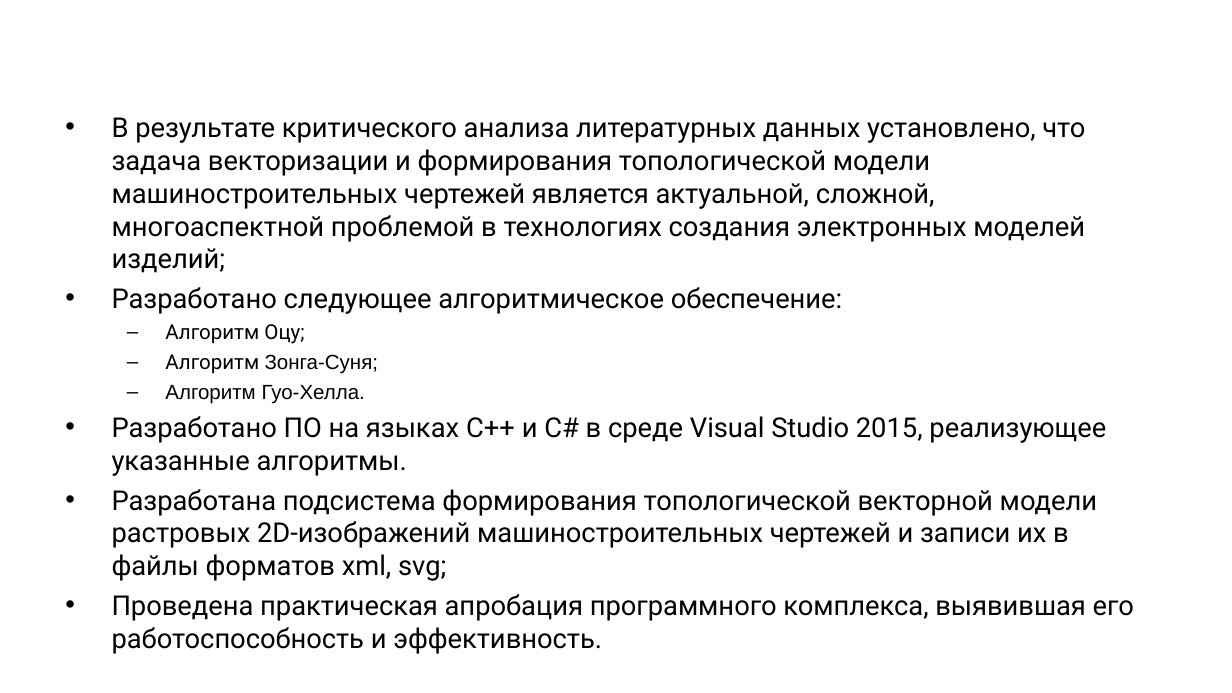
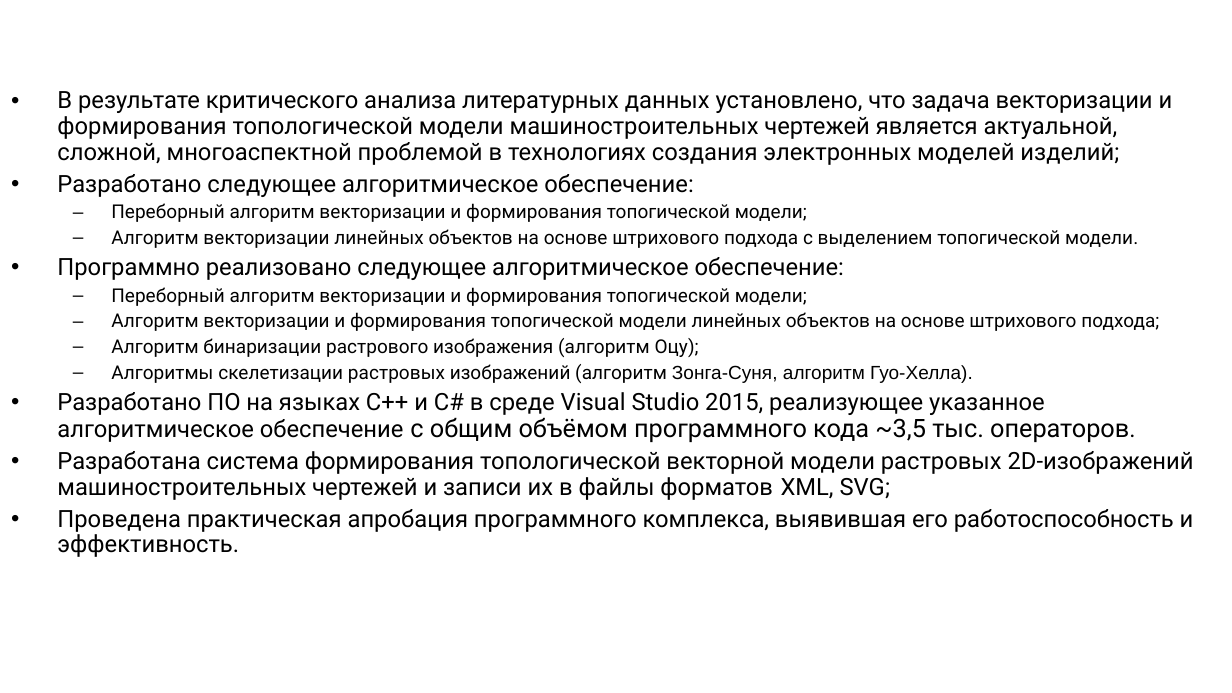
Before and after one commit to alexdegtev/FormingVectorModel, a slide deck: slide 20 of docs/Магистерская диссертация. Дёгтев А.С. 1.ppt. Drawn at 1232x693 pixels with LibreOffice and Linux fonts; fonts in the diff are those of the drawing; background and template pictures are left out. Boxes give left, top, right and bottom in pixels: in the first picture for what was removed or moved away, otherwise in the second. Text is boxed around its words. In the diff, an @@ line names an element or a change of style, - is before the commit and + after.

```diff
--- a/docs/Магистерская диссертация. Дёгтев А.С. 1.ppt
+++ b/docs/Магистерская диссертация. Дёгтев А.С. 1.ppt
@@ text "В результате критического анализа литературных ...": place and size @@
-text "В результате критического анализа литературных ..." at <box>112,117,1134,654</box>
+text "В результате критического анализа литературных ..." at <box>57,91,1194,557</box>
@@ text at <box>57,91,1194,557</box>: size 16 to 13.9 pt in "В результате критического анализа литературных данных устано ...", "Разработано следующее алгоритмическое обеспечение:", "Проведена практическая апробация программного комплекса, выя ..."; line spacing 1 to 0.9 @@
@@ text at <box>57,203,1194,500</box>: text changed; size 16 to 11.1 pt @@
-  – Алгоритм Оцу;
-  – Алгоритм Зонга-Суня;
-  – Алгоритм Гуо-Хелла.
-• Разработано ПО на языках C++ и C# в среде Visual Studio 2015, реализующее указанные алгоритмы.
-• Разработана подсистема формирования топологической векторной модели растровых 2D-изображений машиностроительных чертежей и записи их в файлы форматов xml, svg;
+  – Переборный алгоритм векторизации и формирования топогической модели;
+  – Алгоритм векторизации линейных объектов на основе штрихового подхода с выделением топогической модели.
+• Программно реализовано следующее алгоритмическое обеспечение:
+  – Переборный алгоритм векторизации и формирования топогической модели;
+  – Алгоритм векторизации и формирования топогической модели линейных объектов на основе штрихового подхода;
+  – Алгоритм бинаризации растрового изображения (алгоритм Оцу);
+  – Алгоритмы скелетизации растровых изображений (алгоритм Зонга-Суня, алгоритм Гуо-Хелла).
+• Разработано ПО на языках C++ и C# в среде Visual Studio 2015, реализующее указанное алгоритмическое обеспечение с общим объёмом программного кода ~3,5 тыс. операторов.
+• Разработана система формирования топологической векторной модели растровых 2D-изображений машиностроительных чертежей и записи их в файлы форматов XML, SVG;
```
Also in this commit, not shown: 6 other slides changed, 9 other files.
